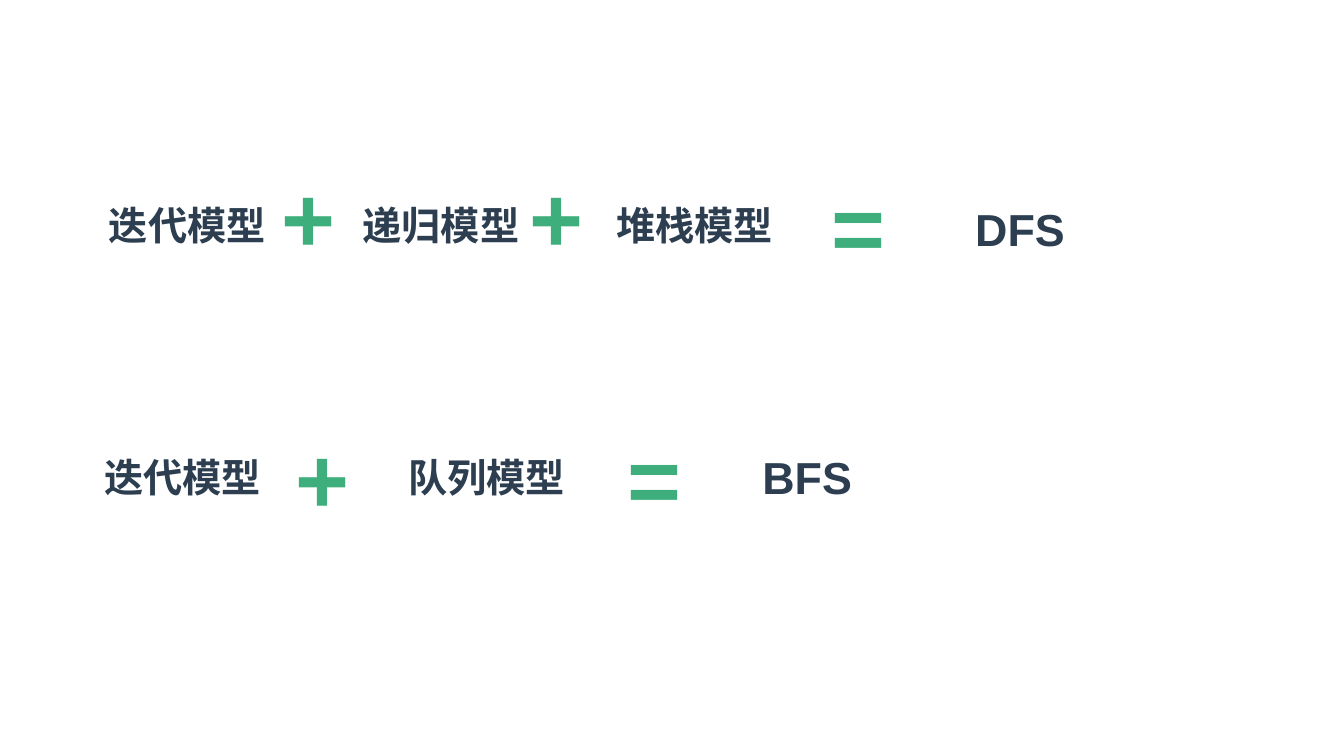
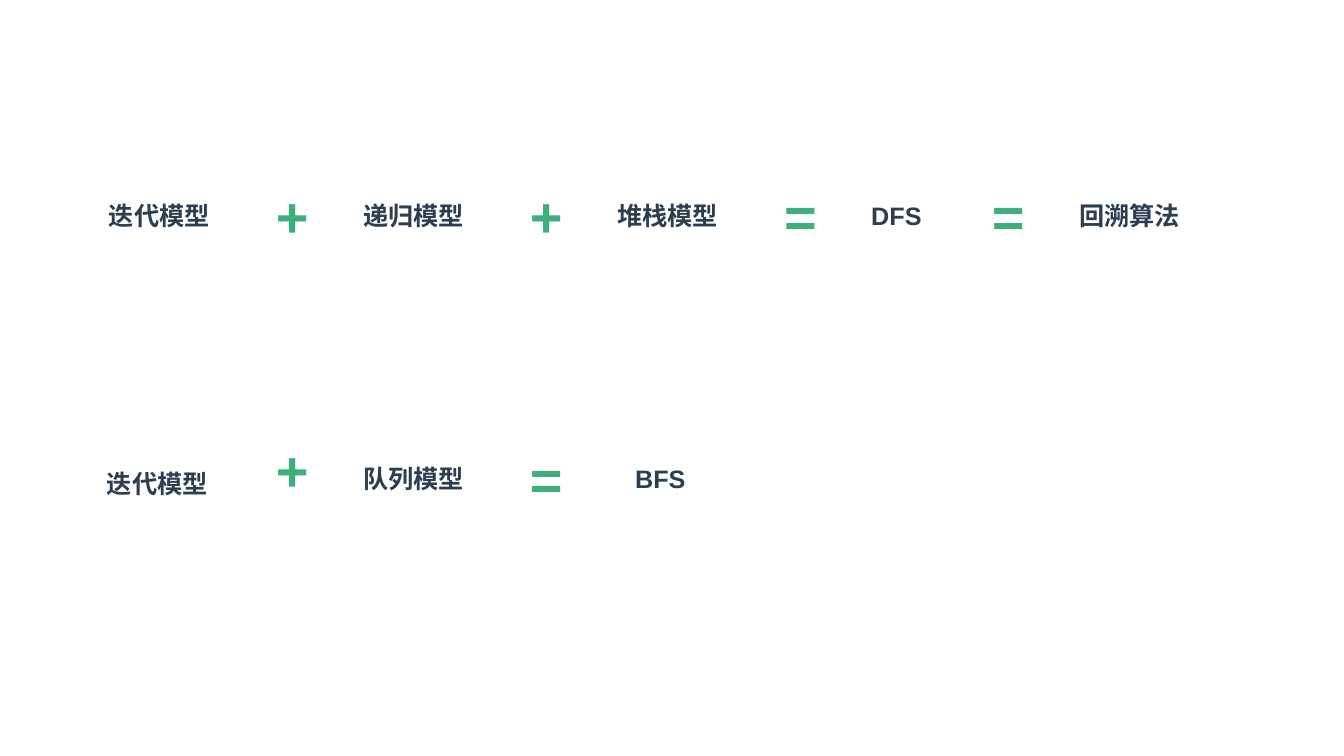
Before and after one commit to zaiqiang-dong/zaiqiang, a slide deck: slide 5 of picture/datastruct/datastruct.pptx. Drawn at 1344x756 pixels with LibreOffice and Linux fonts; fonts in the diff are those of the drawing. Boxes give left, top, right and bottom in pixels: in the first picture for what was removed or moved away, otherwise in the second. Text is boxed around its words. In the diff, an @@ line names an element or a change of style, - is before the commit and + after.

```diff
--- a/picture/datastruct/datastruct.pptx
+++ b/picture/datastruct/datastruct.pptx
@@ text "+" moved from (x1=271, y1=155, x2=369, y2=277) to (x1=266, y1=176, x2=330, y2=254) @@
@@ text "+" moved from (x1=520, y1=155, x2=618, y2=277) to (x1=520, y1=176, x2=584, y2=254) @@
@@ text "=" moved from (x1=822, y1=164, x2=920, y2=286) to (x1=774, y1=176, x2=838, y2=254) @@
@@ text added at (x1=982, y1=176, x2=1046, y2=254), 40 pt, text #3EAF7C, bold @@
+=
@@ text "DFS" moved from (x1=975, y1=214, x2=1065, y2=247) to (x1=871, y1=207, x2=921, y2=226) @@
@@ text "DFS" at (x1=871, y1=207, x2=921, y2=226): size 32 to 18 pt @@
@@ text added at (x1=1079, y1=203, x2=1180, y2=228), 18 pt, text #2C3E50, bold @@
+回溯算法
@@ text "+" moved from (x1=286, y1=415, x2=384, y2=537) to (x1=266, y1=431, x2=334, y2=508) @@
@@ size 66 to 40 pt in 5 elements at (x1=520, y1=176, x2=584, y2=254), (x1=266, y1=176, x2=330, y2=254), (x1=266, y1=431, x2=334, y2=508), (x1=774, y1=176, x2=838, y2=254), (x1=520, y1=440, x2=588, y2=517) @@
@@ text "=" moved from (x1=618, y1=415, x2=716, y2=537) to (x1=520, y1=440, x2=588, y2=517) @@
@@ text "迭代模型" moved from (x1=104, y1=458, x2=261, y2=496) to (x1=107, y1=471, x2=208, y2=496) @@
@@ size 28 to 18 pt in 5 elements at (x1=617, y1=203, x2=718, y2=228), (x1=363, y1=203, x2=464, y2=227), (x1=109, y1=203, x2=210, y2=228), (x1=107, y1=471, x2=208, y2=496), (x1=363, y1=466, x2=464, y2=491) @@
@@ text "队列模型" moved from (x1=408, y1=458, x2=565, y2=496) to (x1=363, y1=466, x2=464, y2=491) @@
@@ text "BFS" at (x1=635, y1=470, x2=685, y2=489): size 32 to 18 pt @@
@@ text "BFS" moved from (x1=762, y1=462, x2=852, y2=495) to (x1=635, y1=470, x2=685, y2=489) @@
```
Also in this commit, not shown: 8 other files.
